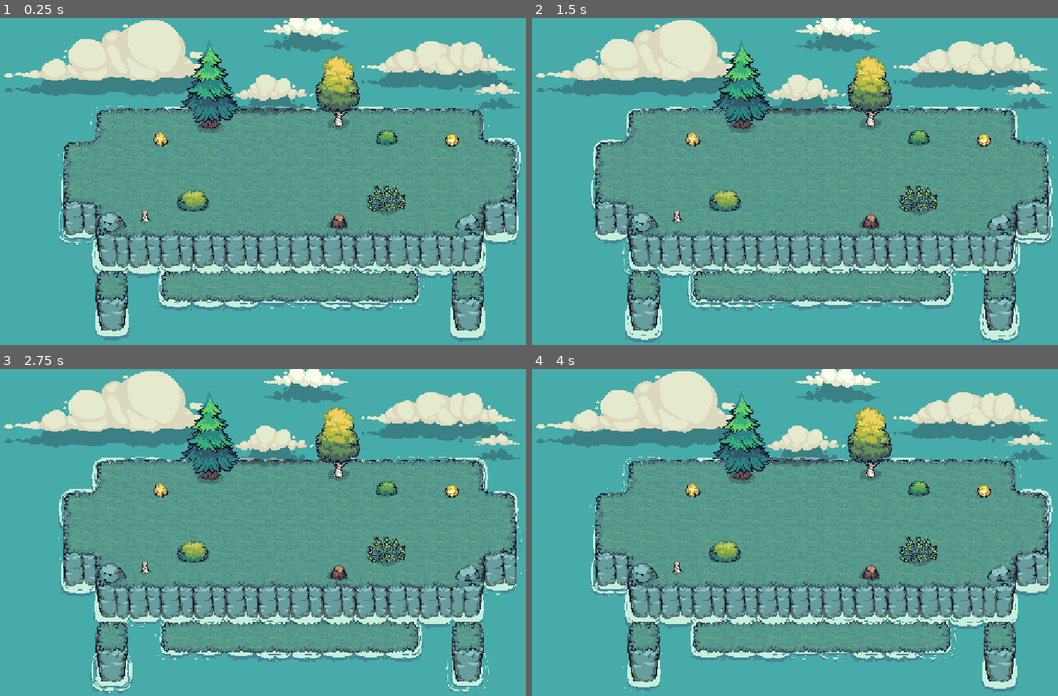
Above: before the commit, frames 1-4 (two rows, left to right).
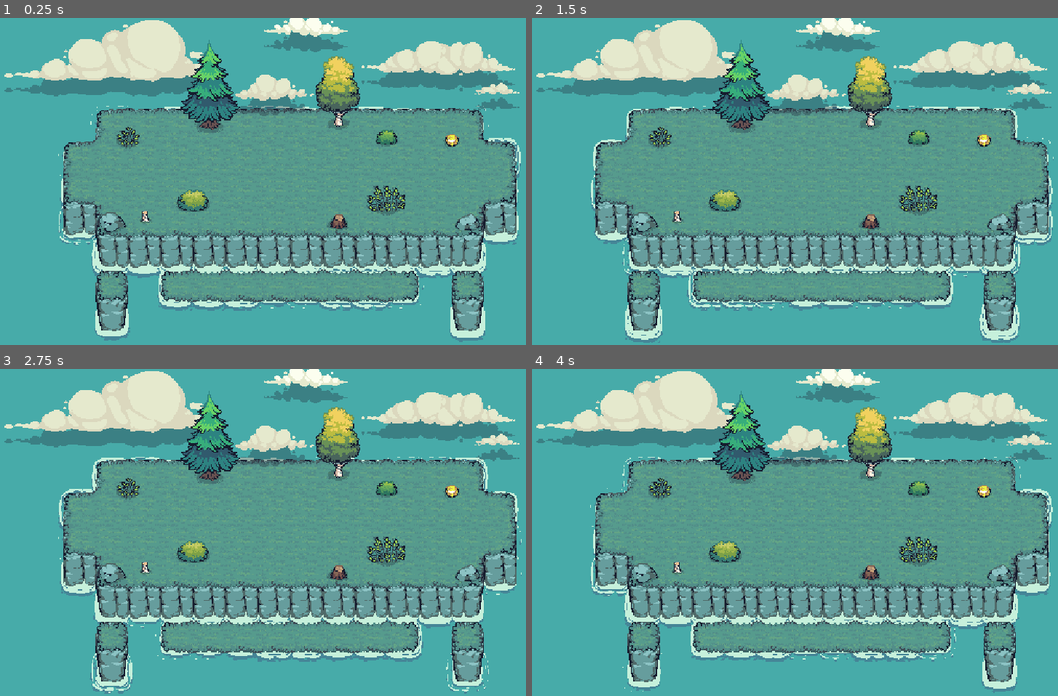
Above: after the commit, the same moments.

Repository: diceccoj/deltahacks-12
Game: Godot game, scene res://scenes/camera_stream/camera_stream.tscn
The game is run twice, just before and just after one commit, with the same random seed, the same clock (stepped at 60 frames per second) and the same inputs. This scene is started directly instead of the project's main scene.
Inputs:
- Up to frame 1 (0.25 s): no input
- Up to frame 2 (1.5 s): no input
- Up to frame 3 (2.75 s): no input
- Up to frame 4 (4 s): no input

The runs differ from the first frame. In frame 1, 0.3% of the frame differs, in the area x 21-37%, y 27-40%; in frame 2, 0.3%; in frame 3, 0.3%; in frame 4, 0.3%.

Commit message:
minor terrain fix

Diff:
--- a/scenes/camera_stream/camera_stream.tscn
+++ b/scenes/camera_stream/camera_stream.tscn
@@ -1161,7 +1161,7 @@
 layer_3/name = "Clouds"
 layer_3/tile_data = PackedInt32Array(-327676, 131098, 1, -262150, 65561, 0, -196609, 196635, 1, -262138, 196636, 1, -393216, 196631, 1)
 layer_4/name = "Terrain Decoration"
-layer_4/tile_data = PackedInt32Array(65530, 15, 0, 5, 13, 0, 65531, 65568, 3, 1, 65566, 3, -262148, 393249, 1, -196612, 393249, 2, -131076, 65574, 0, -327683, 458785, 0, -262147, 458785, 1, -196611, 458785, 2, -131075, 458785, 3, -262146, 524321, 1, -196610, 524321, 2, -131074, 524321, 3, -262144, 1179683, 1, -196608, 1179683, 2, -327679, 1245219, 0, -262143, 1245219, 1, -196607, 1245219, 2, -262142, 1310755, 1, -4, 262160, 0, 65532, 262160, 1, -3, 327696, 0, 65533, 327696, 1, -196606, 262161, 0, -131070, 262161, 1, -196605, 327697, 0, -131069, 327697, 1, -65534, 262162, 0, 2, 262162, 1, -65533, 327698, 0, 3, 327698, 1, -131077, 38, 0, -65541, 38, 1, -65540, 65574, 1, -196604, 39, 0, -131068, 39, 1, -196603, 65575, 0, -131067, 65575, 1)
+layer_4/tile_data = PackedInt32Array(65530, 15, 0, 5, 13, 0, 65531, 65568, 3, 1, 65566, 3, -262148, 393249, 1, -196612, 393249, 2, -327683, 458785, 0, -262147, 458785, 1, -196611, 458785, 2, -131075, 458785, 3, -262146, 524321, 1, -196610, 524321, 2, -131074, 524321, 3, -262144, 1179683, 1, -196608, 1179683, 2, -327679, 1245219, 0, -262143, 1245219, 1, -196607, 1245219, 2, -262142, 1310755, 1, -4, 262160, 0, 65532, 262160, 1, -3, 327696, 0, 65533, 327696, 1, -196606, 262161, 0, -131070, 262161, 1, -196605, 327697, 0, -131069, 327697, 1, -65534, 262162, 0, 2, 262162, 1, -65533, 327698, 0, 3, 327698, 1, -196604, 39, 0, -131068, 39, 1, -196603, 65575, 0, -131067, 65575, 1, -131076, 196641, 3, -131078, 19, 0, -65542, 19, 1, -131077, 65555, 0, -65541, 65555, 1)
 
 [node name="Endscreen" type="Control" parent="."]
 visible = false
